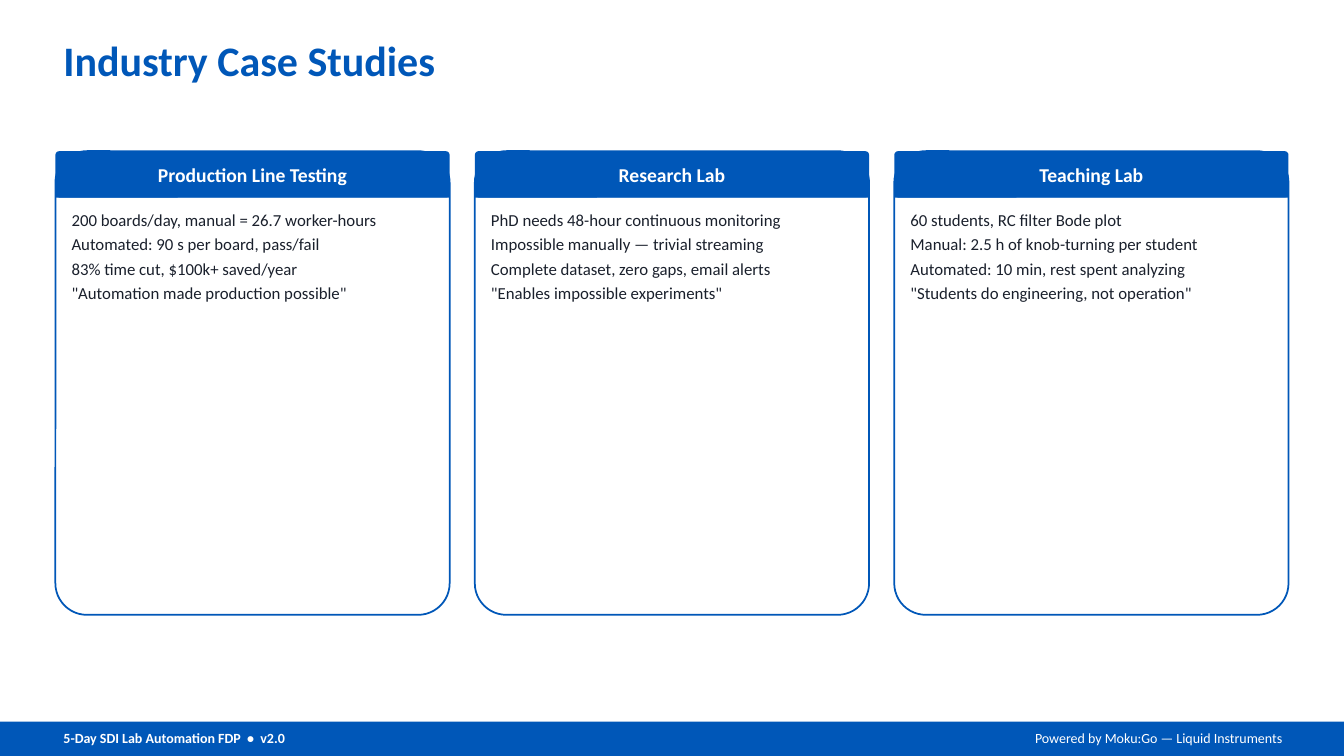
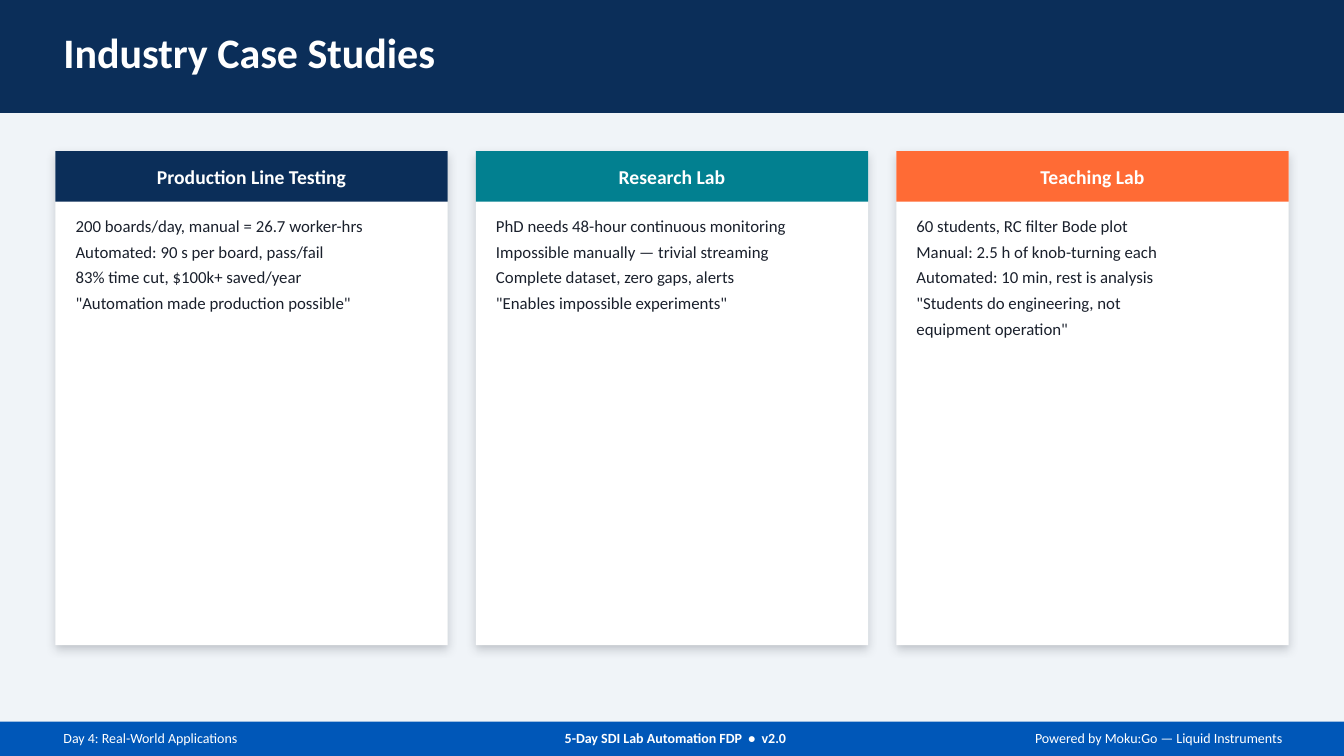
Before and after one commit to XMahaveer/sdi-fdp-workshop, a slide deck: slide 5 of v1-physical/slides/Day4_RealWorld_FinalProjects.pptx. Drawn at 1344x756 pixels with LibreOffice and Linux fonts; fonts in the diff are those of the drawing. Boxes give left, top, right and bottom in pixels: in the first picture for what was removed or moved away, otherwise in the second. Text is boxed around its words. In the diff, an @@ line names an element or a change of style, - is before the commit and + after.

```diff
--- a/v1-physical/slides/Day4_RealWorld_FinalProjects.pptx
+++ b/v1-physical/slides/Day4_RealWorld_FinalProjects.pptx
@@ rectangle added at [0, 0, 1344, 756], fill #F0F4F8 @@
@@ rectangle added at [0, 0, 1344, 113], fill #0B2E59 @@
@@ text "Industry Case Studies": place and size @@
-text "Industry Case Studies" at [63, 46, 435, 83]
+text "Industry Case Studies" at [63, 38, 435, 75]
@@ text "Industry Case Studies" at [63, 38, 435, 75]: text colour #0057B8 to #FFFFFF @@
@@ rectangle "Production Line Testing": place and size @@
-rectangle "Production Line Testing" at [55, 151, 450, 198]
+rectangle "Production Line Testing" at [55, 151, 448, 202]
@@ rectangle "Production Line Testing" at [55, 151, 448, 202]: rounded rectangle to rectangle; fill #0057B8 to #0B2E59 @@
@@ rounded rectangle removed at [55, 151, 450, 615] @@
@@ rectangle added at [55, 151, 448, 645], fill #FFFFFF @@
@@ rounded rectangle removed at [475, 151, 869, 615] @@
@@ rectangle "Research Lab": place and size @@
-rectangle "Research Lab" at [475, 151, 869, 198]
+rectangle "Research Lab" at [476, 151, 868, 202]
@@ rectangle "Research Lab" at [476, 151, 868, 202]: rounded rectangle to rectangle; fill #0057B8 to #028090 @@
@@ rectangle added at [476, 151, 868, 645], fill #FFFFFF @@
@@ rounded rectangle removed at [894, 151, 1289, 615] @@
@@ rectangle "Teaching Lab": place and size @@
-rectangle "Teaching Lab" at [894, 151, 1289, 198]
+rectangle "Teaching Lab" at [896, 151, 1289, 202]
@@ rectangle "Teaching Lab" at [896, 151, 1289, 202]: rounded rectangle to rectangle; fill #0057B8 to #FF6B35 @@
@@ rectangle added at [896, 151, 1289, 645], fill #FFFFFF @@
@@ rectangle removed at [55, 186, 450, 198] @@
@@ rectangle removed at [475, 186, 869, 198] @@
@@ rectangle removed at [894, 186, 1289, 198] @@
@@ text at [76, 220, 362, 235]: text changed @@
-200 boards/day, manual = 26.7 worker-hours
+200 boards/day, manual = 26.7 worker-hrs
@@ text at [496, 220, 786, 312]: more space between paragraphs @@
@@ text at [916, 220, 1128, 235]: more space between paragraphs @@
@@ text at [76, 246, 350, 312]: more space between paragraphs @@
@@ text at [916, 246, 1157, 338]: text changed @@
-Manual: 2.5 h of knob-turning per student
-Automated: 10 min, rest spent analyzing
-"Students do engineering, not operation"
+Manual: 2.5 h of knob-turning each
+Automated: 10 min, rest is analysis
+"Students do engineering, not
+equipment operation"
@@ text at [496, 271, 734, 286]: text changed @@
-Complete dataset, zero gaps, email alerts
+Complete dataset, zero gaps, alerts
@@ text added at [63, 733, 237, 746], 10 pt, text #FFFFFF @@
+Day 4: Real-World Applications
@@ text "5-Day SDI Lab Automation FDP ...": place and size @@
-text "5-Day SDI Lab Automation FDP ..." at [63, 733, 284, 746]
+text "5-Day SDI Lab Automation FDP ..." at [565, 733, 786, 746]
@@ text "5-Day SDI Lab Automation FDP ..." at [565, 733, 786, 746]: alignment left to centre @@
```
Also in this commit, not shown: 10 other slides changed, 4 other files.
